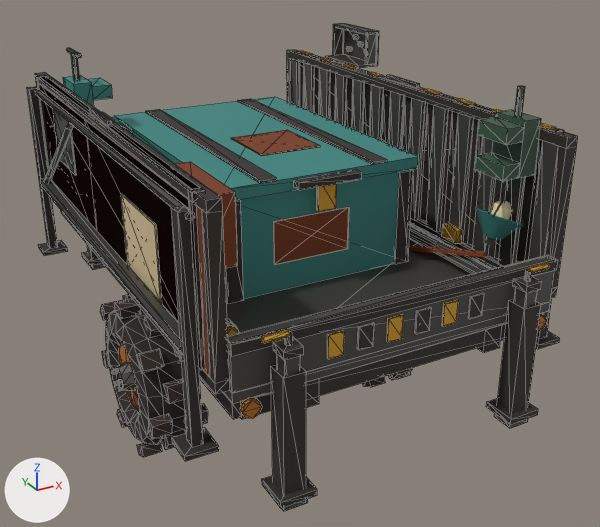
Two versions of the glTF model public/models/cart.glb, one commit apart.
Rendered twice from a 50 mm lens placed at (-1.58, -3.19, 2.32), pointed at (0.33, 0.29, 0.58). Lighting does not change. The marker at lower left points along +X, +Y and +Z. The first picture is the older version. Mesh edges are drawn as thin lines on the coarser meshes. Where no turn or scale is listed for an object, it has been applied to the vertices. Vertices at exactly the same position are counted once.

The older version as bpy lines, for what is in view:
```python
me_leaf_l = bpy.data.meshes.new('leaf_l')
me_leaf_l.from_pydata(...)  # 64 vertices, 96 faces; spans x -0.03..0.02, y -1.0..1.0, z -0.3..0.32
# faces by material slot: [60, 24, 12]
me_leaf_l.materials.append(mat_iron)  # dark grey #3a3430
me_leaf_l.materials.append(mat_wooddark)  # brown #5a3a22
me_leaf_l.materials.append(mat_wood)  # brown #8a5a34
me_leaf_r = bpy.data.meshes.new('leaf_r')
me_leaf_r.from_pydata(...)  # 284 vertices, 440 faces; spans x -0.02..0.13, y -1.0..1.0, z -0.3..0.48
# faces by material slot: [152, 192, 96]
me_leaf_r.materials.append(mat_iron)  # dark grey #3a3430
me_leaf_r.materials.append(mat_steel)  # dark grey #5c5a56
me_leaf_r.materials.append(mat_hazard)  # orange #d8a028
me_leg_l = bpy.data.meshes.new('leg_l')
me_leg_l.from_pydata(...)  # 60 vertices, 92 faces; spans x -0.08..0.04, y -1.04..1.04, z -0.83..0.02
# faces by material slot: [48, 44]
me_leg_l.materials.append(mat_iron)  # dark grey #3a3430
me_leg_l.materials.append(mat_steel)  # dark grey #5c5a56
ob_leaf_l = bpy.data.objects.new('leaf_l', me_leaf_l)
ob_leaf_l.location = (-0.715, 0.0, 1.23)
ob_leaf_r = bpy.data.objects.new('leaf_r', me_leaf_r)
ob_leaf_r.location = (0.715, 0.0, 1.23)
ob_leg_l = bpy.data.objects.new('leg_l', me_leg_l)
ob_leg_l.location = (-0.75, 0.0, 1.46)
# also in view: 'wheel_l' at (-0.62, 0.0, 0.36); 'lamp_b' at (0.6, -0.19, 1.05); 'legs' at (0.0, 0.0, 0.77); 'side_r' at (0.63, 0.0, 1.27); 'lid' at (0.0, 0.11, 1.28)
```
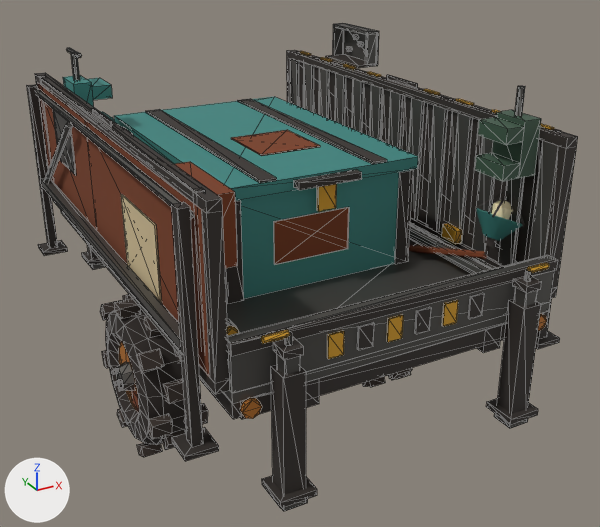
What differs and where, as boxes (x1, y1, x2, y2) in the pictures (600 x 527 px; the box of a moved part takes in the faces that stretch with it):
'leaf_l', rescaled: before (36, 75, 205, 370); after (40, 75, 205, 193)
'leaf_r', reshaped: before (298, 23, 564, 260); after (297, 23, 561, 133)
part 2 of me_leaf_r, moved or reshaped: before (298, 51, 564, 260); after (297, 51, 561, 133)

The edits, one by one:
me_leaf_l is used by ob_leaf_l; location (-0.715, 0.0, 1.23).
me_leaf_l had 64 vertices, 96 faces and spanned x -0.03..0.02, y -1.0..1.0, z -0.3..0.32.
me_leaf_l now has 64 vertices, 96 faces and spans x -0.01..0.02, y -1.0..1.0, z -0.25..0.32.
me_leaf_l part 1: the whole mesh is scaled about its middle by (0.625, 1, 0.916), then moved by (0.01, 0.0, 0.02).
me_leaf_r is used by ob_leaf_r; location (0.715, 0.0, 1.23).
me_leaf_r had 284 vertices, 440 faces and spanned x -0.02..0.13, y -1.0..1.0, z -0.3..0.48.
me_leaf_r now has 280 vertices, 440 faces and spans x -0.02..0.13, y -1.0..1.0, z -0.25..0.48.
Part 2, on me_leaf_r:
14 vertices are removed from x 0.01..0.02, y -1.0..1.0, z -0.3..0.3.
48 faces are deleted.
54 vertices in x 0.01..0.02, y -0.97..0.97, z 0.27..0.31 move by (-0.01, 0.0, 0.0).
28 vertices in x -0.02..-0.01, y -1.0..1.0, z -0.3 move by (0.0, 0.0, 0.05).
22 vertices in x 0.01, y -0.92..0.92, z -0.3 move by (-0.01, 0.0, 0.05).
4 vertices in x 0.03, y -1.0..1.0, z -0.3 move by (-0.02, 0.0, 0.05).
4 vertices in x 0.03, y -1.0..1.0, z 0.3 move by (-0.02, 0.0, 0.0).
8 vertices move from x 0.0..0.01, y -0.12..0.12, z 0.3..0.32 to x 0.0, y -0.12..0.12, z 0.3..0.32.
10 vertices are added at x 0.0..0.01, y -1.0..1.0, z -0.25..0.3.
34 new faces join them, mat_iron (dark grey #3a3430).
14 new faces join them, mat_steel (dark grey #5c5a56).
